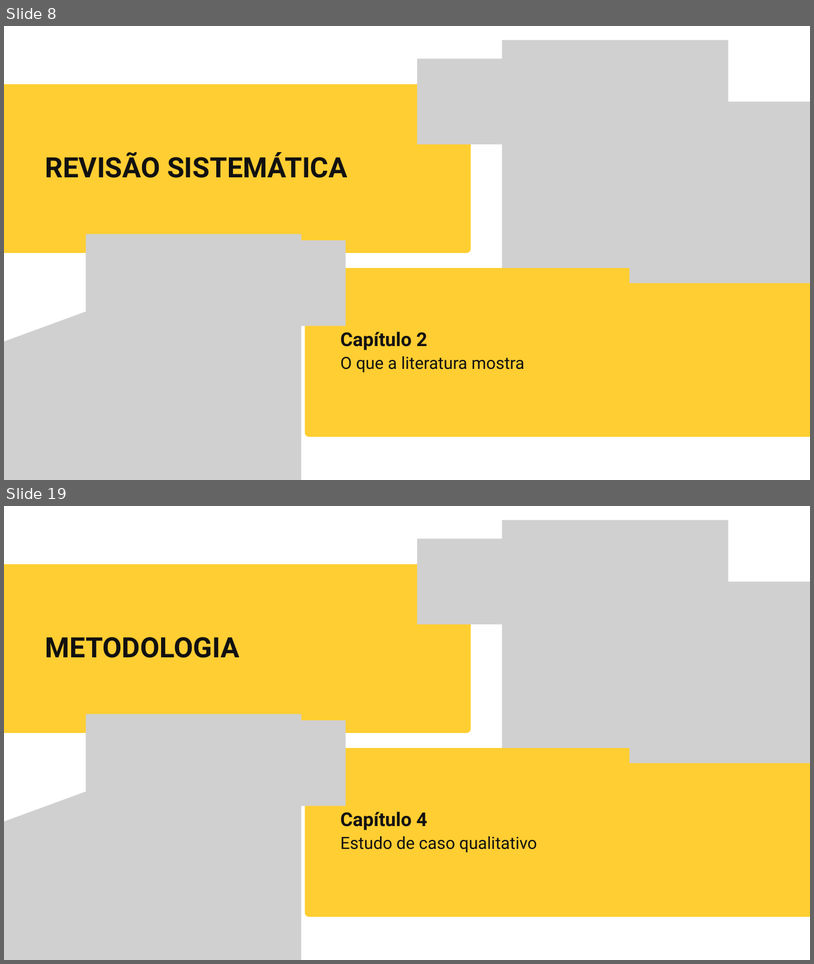
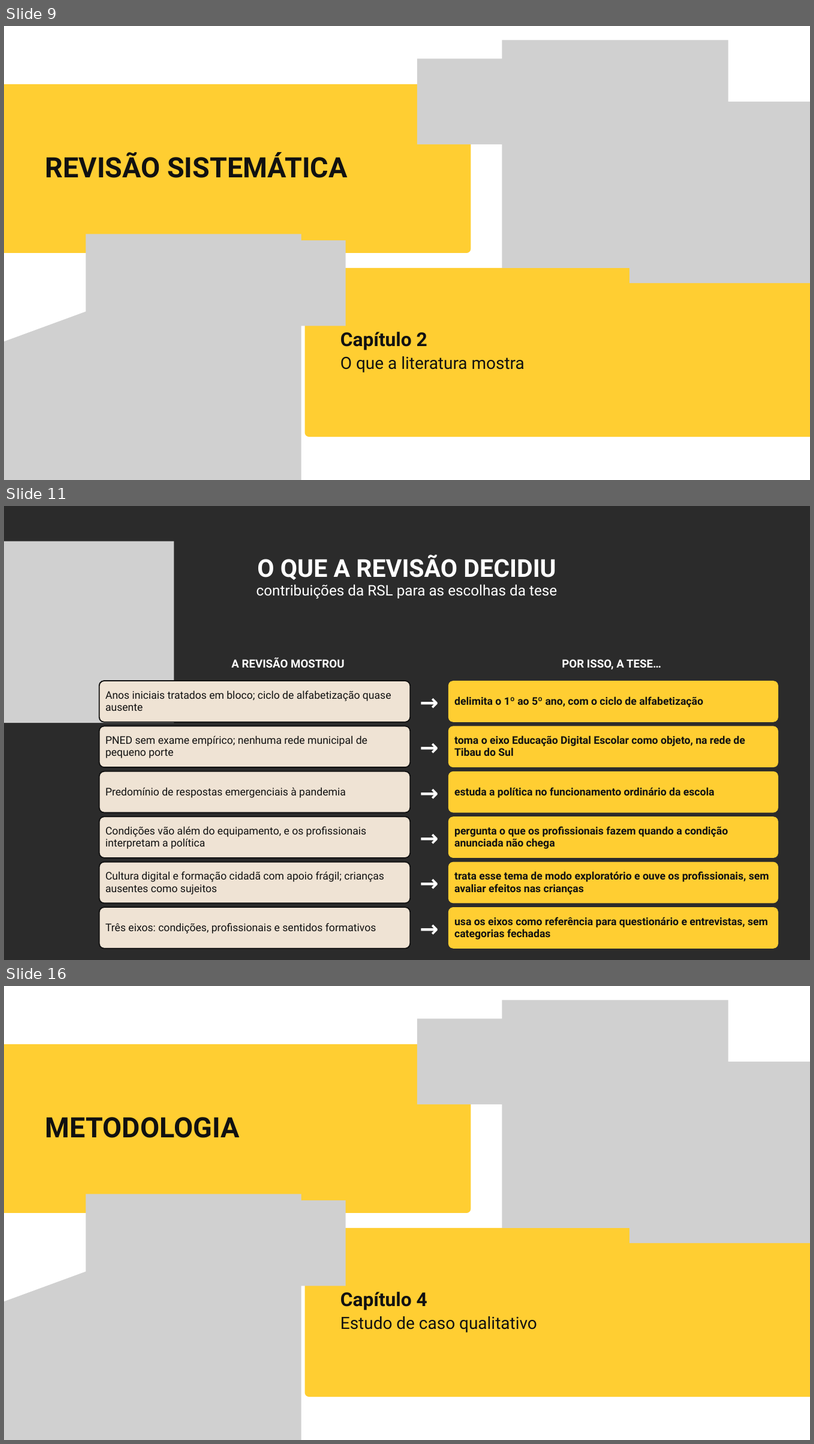
Before and after one commit to yzynya-beep/Tese, a slide deck: apresentacao_qualificacao/Qualificacao_PNED_Pipa.pptx. Shown one above the other, each under a label of ours: slides 8 and 19 before the commit, slides 9, 11 and 16 after it; the slides between them are not shown. The pictures are 814x964 and 814x1444 pixels, drawn with LibreOffice and Linux fonts; fonts in the diff are those of the drawing; grey boxes stand for pictures; background and template pictures are left out; a plain dark background stands for a picture behind light text. Boxes give left, top, right and bottom in pixels: in the first picture for what was removed or moved away, otherwise in the second. Text is boxed around its words. In the diff, an @@ line names an element or a change of style, - is before the commit and + after.

```diff
--- a/apresentacao_qualificacao/Qualificacao_PNED_Pipa.pptx
+++ b/apresentacao_qualificacao/Qualificacao_PNED_Pipa.pptx
@@ slide 11 added at (4,506,810,960), background picture (left out) @@
@@ picture added at (4,541,174,723) @@
@@ text added at (257,555,557,599), 26 pt, text #FFFFFF @@
+O QUE A REVISÃO DECIDIU
+contribuições da RSL para as escolhas da tese
@@ text added at (231,657,344,667), 20 pt, text #FFFFFF, bold @@
+A REVISÃO MOSTROU
@@ text added at (562,659,662,669), 20 pt, text #FFFFFF, bold @@
+POR ISSO, A TESE…
@@ rounded rectangle added at (99,681,410,722), fill #EFE3D4, outline #111111 2 pt, 18.9 pt, text #111111 @@
+Anos iniciais tratados em bloco; ciclo de alfabetização quase ausente
@@ text added at (410,681,449,722), 40 pt, text #FFFFFF, bold @@
+→
@@ rounded rectangle added at (449,681,779,722), fill #FFCE32, 18.9 pt, text #111111, bold @@
+delimita o 1º ao 5º ano, com o ciclo de alfabetização
@@ rounded rectangle added at (99,726,410,767), fill #EFE3D4, outline #111111 2 pt, 18.9 pt, text #111111 @@
+PNED sem exame empírico; nenhuma rede municipal de pequeno porte
@@ text added at (410,726,449,767), 40 pt, text #FFFFFF, bold @@
+→
@@ rounded rectangle added at (449,726,779,767), fill #FFCE32, 18.9 pt, text #111111, bold @@
+toma o eixo Educação Digital Escolar como objeto, na rede de Tibau do Sul
@@ rounded rectangle added at (99,771,410,812), fill #EFE3D4, outline #111111 2 pt, 18.9 pt, text #111111 @@
+Predomínio de respostas emergenciais à pandemia
@@ text added at (410,771,449,812), 40 pt, text #FFFFFF, bold @@
+→
@@ rounded rectangle added at (449,771,779,812), fill #FFCE32, 18.9 pt, text #111111, bold @@
+estuda a política no funcionamento ordinário da escola
@@ rounded rectangle added at (99,816,410,858), fill #EFE3D4, outline #111111 2 pt, 18.9 pt, text #111111 @@
+Condições vão além do equipamento, e os profissionais interpretam a política
@@ text added at (410,816,449,858), 40 pt, text #FFFFFF, bold @@
+→
@@ rounded rectangle added at (449,816,779,858), fill #FFCE32, 18.9 pt, text #111111, bold @@
+pergunta o que os profissionais fazem quando a condição anunciada não chega
@@ rounded rectangle added at (99,862,410,903), fill #EFE3D4, outline #111111 2 pt, 18.9 pt, text #111111 @@
+Cultura digital e formação cidadã com apoio frágil; crianças ausentes como sujeitos
@@ text added at (410,862,449,903), 40 pt, text #FFFFFF, bold @@
+→
@@ rounded rectangle added at (449,862,779,903), fill #FFCE32, 18.9 pt, text #111111, bold @@
+trata esse tema de modo exploratório e ouve os profissionais, sem avaliar efeitos nas crianças
@@ rounded rectangle added at (99,907,410,948), fill #EFE3D4, outline #111111 2 pt, 18.9 pt, text #111111 @@
+Três eixos: condições, profissionais e sentidos formativos
@@ text added at (410,907,449,948), 40 pt, text #FFFFFF, bold @@
+→
@@ rounded rectangle added at (449,907,779,948), fill #FFCE32, 18.9 pt, text #111111, bold @@
+usa os eixos como referência para questionário e entrevistas, sem categorias fechadas
@@ what was slide 8 is now slide 9 @@
@@ what was slide 19 is now slide 16 @@
```
Also in this commit, not shown: 12 slides changed, 5 other slides added, 11 slides removed, 3 other files.
